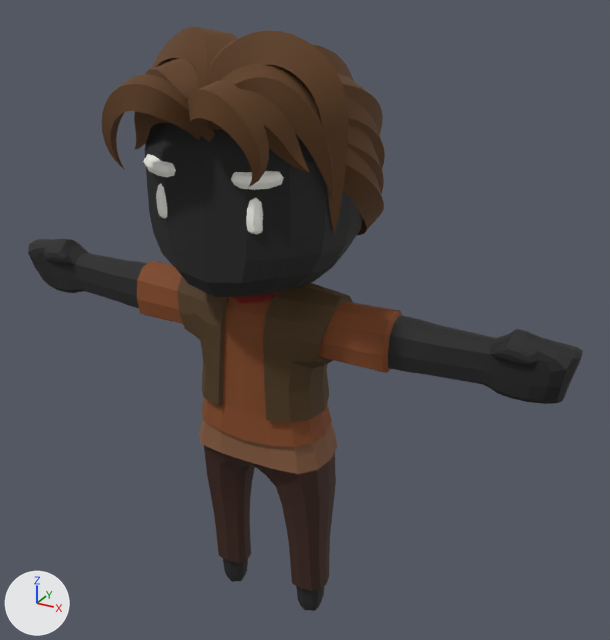
A saved change to the glTF model public/assets/worldstream/rigged/q-cowboy-hair.glb.
Camera for both pictures: a 50 mm lens placed at (1.187, -1.86, 1.998), pointed at (0.099, 0.118, 1.009). The lights are fixed; the arrows at lower left show +X, +Y and +Z. The first picture is the older version. Where no turn or scale is listed for an object, it has been applied to the vertices. Vertices at exactly the same position are counted once.

In view in the first picture: 'Body'.
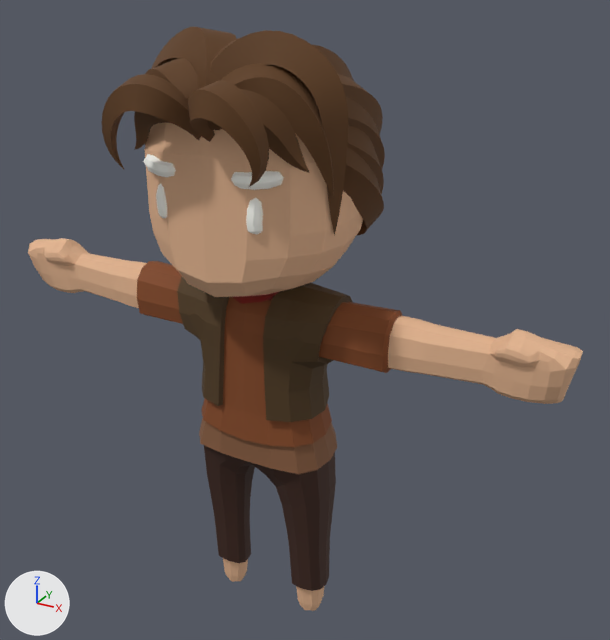
Changed parts and their boxes (x1, y1, x2, y2) in the pictures (610 x 640 px):
part 1 of me_cube_004, recoloured: (28, 123, 583, 611) in both

The edits, one by one:
me_cube_004 has 3365 vertices, 6560 faces and spans x -0.89..0.89, y -0.39..0.33, z -0.01..1.81.
me_cube_004 is used by ob_body; location (0.002, 0.047, 0.011).
me_cube_004 part 1: 1056 faces centred in x -0.89..0.89, y -0.27..0.27, z -0.01..1.7 are repainted in the vertex colours; the middle colour goes from black #1f1f1f to beige #e3b48f.
